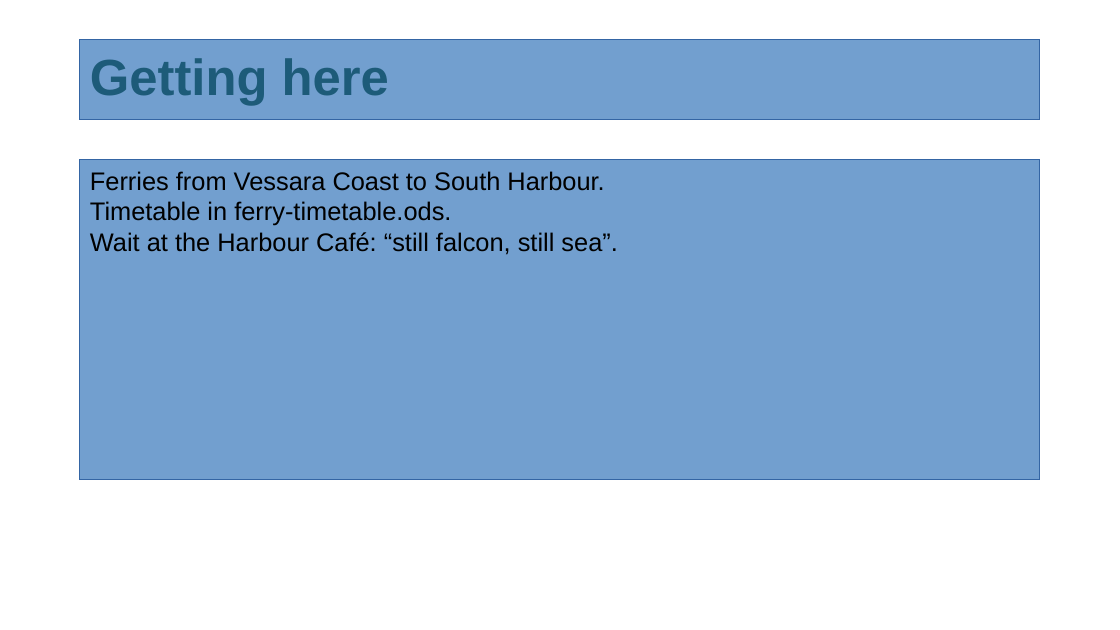
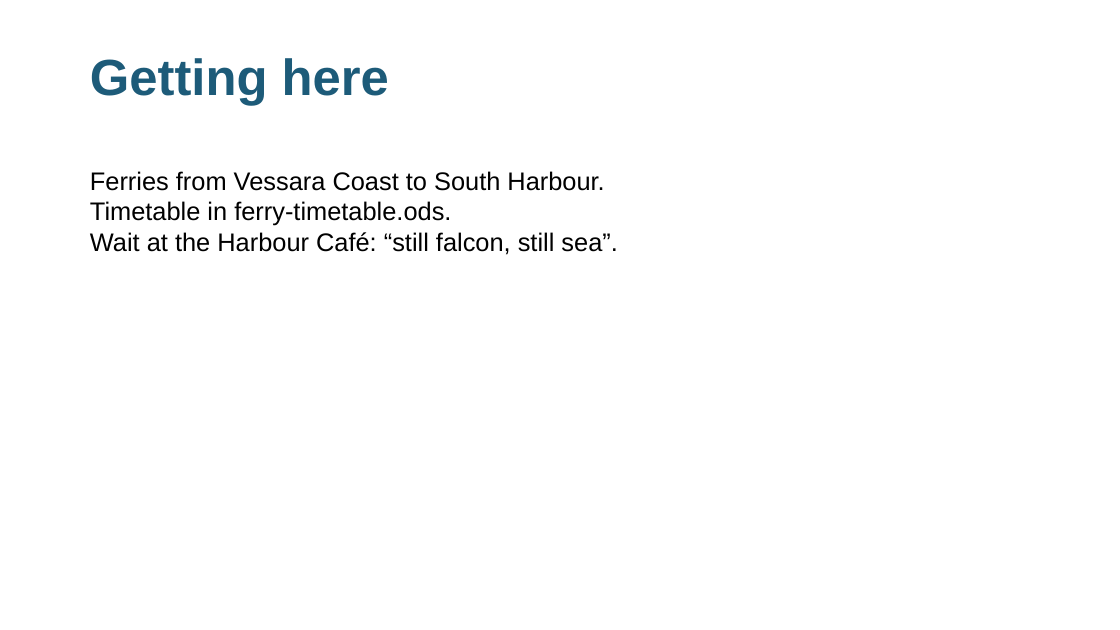
Before and after one commit to oc-group/tessaluna, a slide deck: slide 4 of documents/island-presentation.odp. Drawn at 1120x630 pixels with LibreOffice and Linux fonts; fonts in the diff are those of the drawing. Boxes give left, top, right and bottom in pixels: in the first picture for what was removed or moved away, otherwise in the second. Text is boxed around its words. In the diff, an @@ line names an element or a change of style, - is before the commit and + after.

Commit message:
Harbour rules links one level up; presentation frames without fill

```diff
--- a/documents/island-presentation.odp
+++ b/documents/island-presentation.odp
@@ text "Getting here" moved from (x1=80, y1=40, x2=1041, y2=120) to (x1=90, y1=58, x2=389, y2=106) @@
@@ text "Getting here" at (x1=90, y1=58, x2=389, y2=106): fill #729FCF to none; outline #3465A4 0 pt to none @@
@@ text "Ferries from Vessara Coast to ..." moved from (x1=80, y1=160, x2=1041, y2=480) to (x1=90, y1=171, x2=617, y2=255) @@
@@ text "Ferries from Vessara Coast to ..." at (x1=90, y1=171, x2=617, y2=255): fill #729FCF to none; outline #3465A4 0 pt to none @@
```
Also in this commit, not shown: 3 other slides changed, 1 other file.
